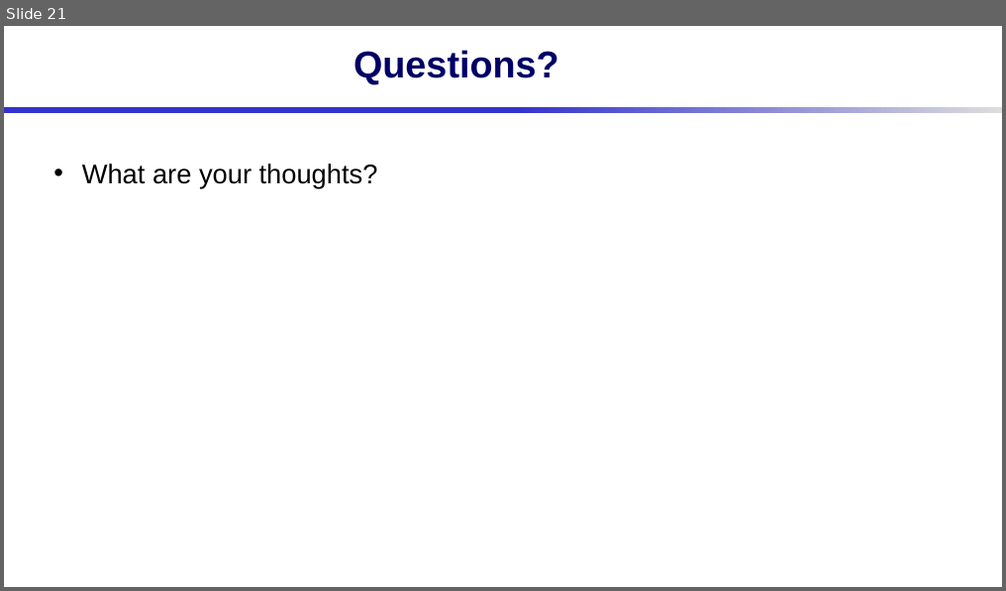
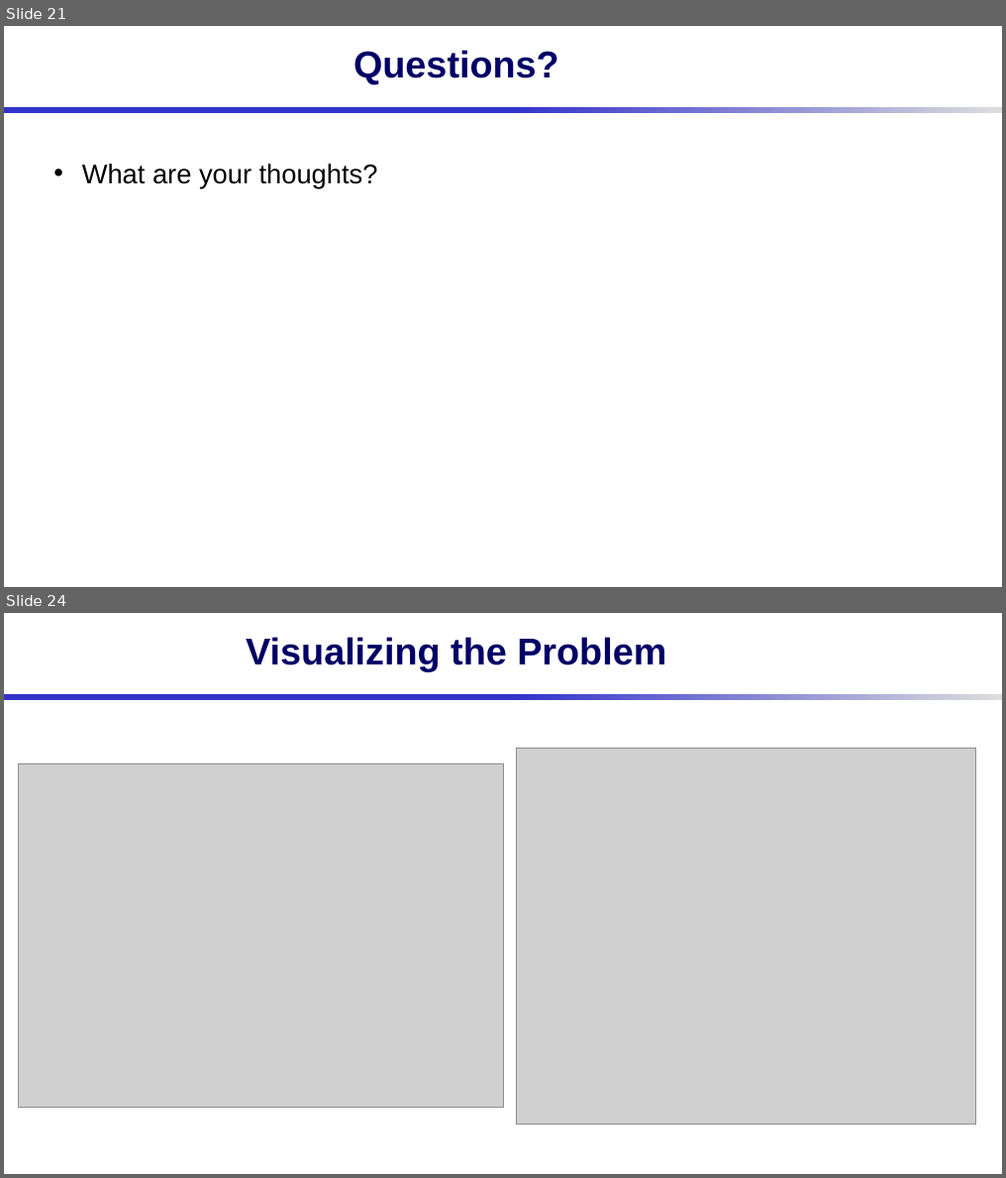
Before and after one commit to otothekay/RBASE_Problem, a slide deck: Post Graduation Problem.pptx. Shown one above the other, each under a label of ours: slide 21 before the commit, slides 21 and 24 after it; the slides between them are not shown. The pictures are 1006x591 and 1006x1178 pixels, drawn with LibreOffice and Linux fonts; fonts in the diff are those of the drawing; grey boxes stand for pictures; background and template pictures are left out. Boxes give left, top, right and bottom in pixels: in the first picture for what was removed or moved away, otherwise in the second. Text is boxed around its words. In the diff, an @@ line names an element or a change of style, - is before the commit and + after.

```diff
--- a/Post Graduation Problem.pptx
+++ b/Post Graduation Problem.pptx
@@ slide 24 added at [4,613,1002,1174], background #FFFFFF; not listed: 1 template element that a slide beside it also shows @@
@@ title added at [246,637,666,672], 36 pt, text #000066, bold @@
+Visualizing the Problem
@@ picture added at [516,748,976,1124] @@
@@ picture added at [18,764,503,1108] @@
```
Also in this commit, not shown: 2 other slides added, 1 slide removed, 4 other files.
